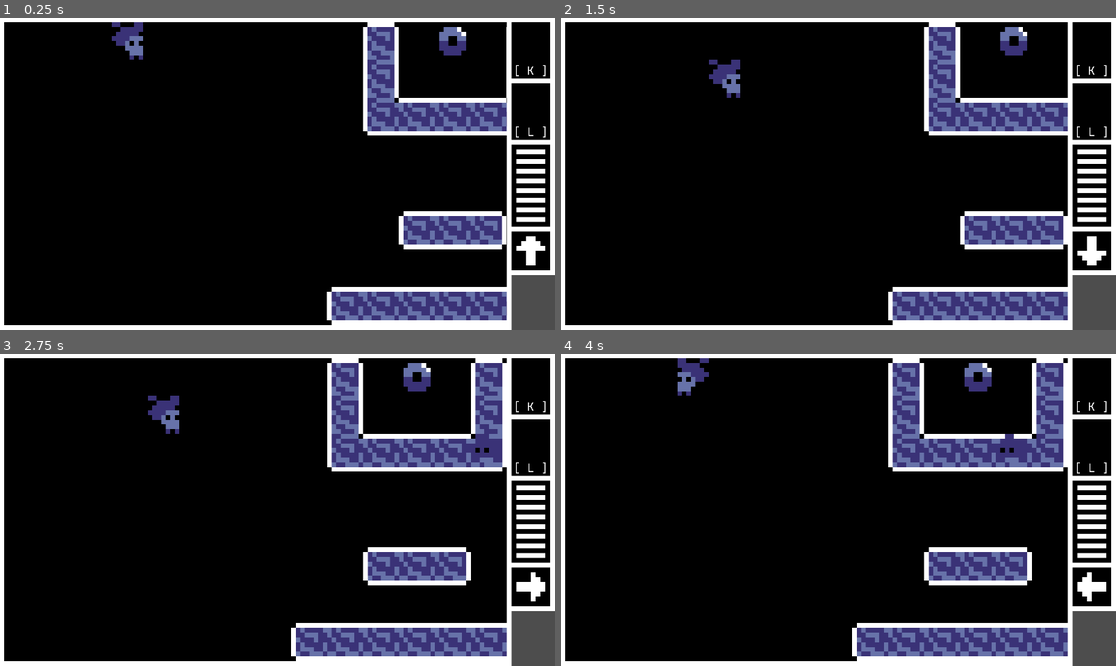
Above: before the commit, frames 1-4 (two rows, left to right).
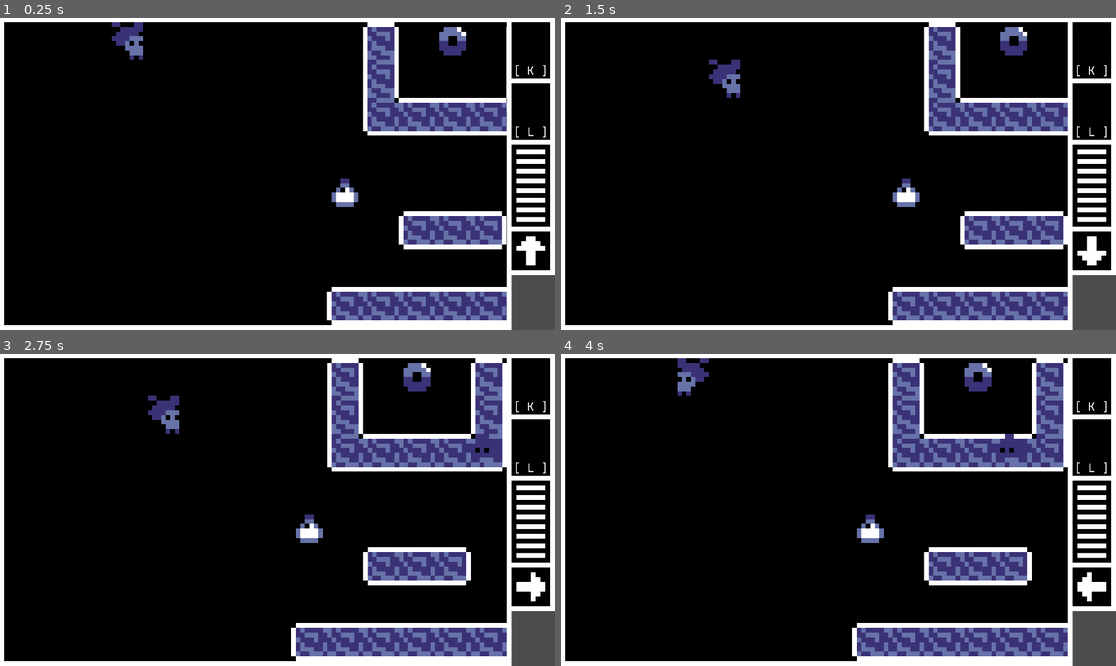
Above: after the commit, the same moments.

Repository: Shuflduf/Daydream-Game
Game: Godot game, scene res://interface.tscn
The game is run twice, just before and just after one commit, with the same random seed, the same clock (stepped at 60 frames per second) and the same inputs.
Inputs:
- Up to frame 1 (0.25 s): no input
- Up to frame 2 (1.5 s): tap Enter at 0.5 s; hold D (right) 0.53-1.28 s; hold K (item_one) 0.53-1.28 s; tap Space at 1.25 s; hold S (down) from 1.28 s (still down); tap L (item_two) at 1.35 s
- Up to frame 3 (2.75 s): tap Enter at 2 s; release S (down) at 2.03 s; hold D (right) from 2.03 s (still down); hold K (item_one) from 2.03 s (still down)
- Up to frame 4 (4 s): tap Space at 2.75 s; release D (right) at 2.78 s; release K (item_one) at 2.78 s; hold W (up) 2.78-3.53 s; tap L (item_two) at 2.85 s; tap Enter at 3.5 s; hold A (left) from 3.53 s (still down); hold K (item_one) from 3.53 s (still down)

The runs differ from the first frame. In frame 1, 0.3% of the frame differs, in the area x 59-65%, y 51-61%; in frame 2, 0.3%; in frame 3, 0.3%; in frame 4, 0.3%.

Commit message:
implement potion and improve ghost ai

Diff:
--- a/ghost_enemy.gd
+++ b/ghost_enemy.gd
@@ -9,11 +9,11 @@
 	var target_vec = player.tile_pos - tile_pos
 	if !target_vec.length() <= 1.0:
 		if can_move:
-			if abs(target_vec.x) > abs(target_vec.y):
-				tile_pos.x += signi(target_vec.x)
+			if target_vec.y != 0 and abs(target_vec.x) < 4:
+				tile_pos.y += signi(target_vec.y)
 				can_move = false
 			else:
-				tile_pos.y += signi(target_vec.y)
+				tile_pos.x += signi(target_vec.x)
 				can_move = false
 		else:
 			can_move = true
--- a/ghost_enemy.tscn
+++ b/ghost_enemy.tscn
@@ -13,6 +13,7 @@
 centered = false
 region_enabled = true
 region_rect = Rect2(16, 16, 8, 8)
+region_filter_clip_enabled = true
 
 [node name="Health" type="Node" parent="."]
 script = ExtResource("3_beoy7")
--- a/interactable.gd
+++ b/interactable.gd
@@ -7,7 +7,8 @@
 const ATLAS = {
 	&"chest": Vector2i(2, 0),
 	&"sword": Vector2i(3, 0),
-	&"bomb": Vector2i(1, 2)
+	&"bomb": Vector2i(1, 2),
+	&"potion": Vector2i(2, 3)
 }
 
 var bombs: Dictionary[Vector2i, int]
@@ -55,7 +56,7 @@
 		&"chest":
 			pickup_particles(pos, tile_id)
 			set_cell(pos, 0, ATLAS[&"sword"])
-		&"sword":
+		&"sword", &"potion":
 			if player.accept_item(tile_id):
 				erase_cell(pos)
 				tiles.erase(pos)
--- a/interactable.tscn
+++ b/interactable.tscn
@@ -13,6 +13,8 @@
 3:0/0/custom_data_0 = &"sword"
 1:2/0 = 0
 1:2/0/custom_data_0 = &"bomb"
+2:3/0 = 0
+2:3/0/custom_data_0 = &"potion"
 
 [sub_resource type="TileSet" id="TileSet_0k2he"]
 tile_size = Vector2i(8, 8)
--- a/world.gd
+++ b/world.gd
@@ -77,7 +77,7 @@
 			var target_pos = pos + Vector2i(x, y)
 			$Walls.remove_at(target_pos)
 			if player.tile_pos == target_pos:
-				player.health.shift(-2)
+				player.health.shift(-4)
 	$Walls.place_tiles()
 
 
@@ -98,3 +98,5 @@
 		&"bomb":
 			$Interactable.add_interactable(target_tile, id)
 			$Interactable.trigger_bomb(target_tile)
+		&"potion":
+			player.health.shift(4)
--- a/world.tscn
+++ b/world.tscn
@@ -40,7 +40,7 @@
 tile_map_data = PackedByteArray("AAAcAAEAAAAAAAEAAAAYAAAAAAABAAEAAAAZAAAAAAABAAEAAgAaAAEAAAABAAEAAQAaAAIAAAAAAAIAAwAbAA …(800 unchanged characters)…
 
 [node name="Interactable" parent="." instance=ExtResource("5_036b0")]
-tile_map_data = PackedByteArray("AAAJAAAAAAACAAAAAAAOAAcAAAACAAAAAAASAAMAAAACAAAAAAASAAUAAAABAAIAAAAdAAAAAAACAAAAAAA=")
+tile_map_data = PackedByteArray("AAAJAAAAAAACAAAAAAAOAAcAAAACAAAAAAASAAMAAAACAAAAAAASAAUAAAABAAIAAAAdAAAAAAACAAAAAAAGAAQAAAACAAMAAAA=")
 
 [node name="Enemies" type="Node2D" parent="."]
 
Binary file changed: sprites.png
